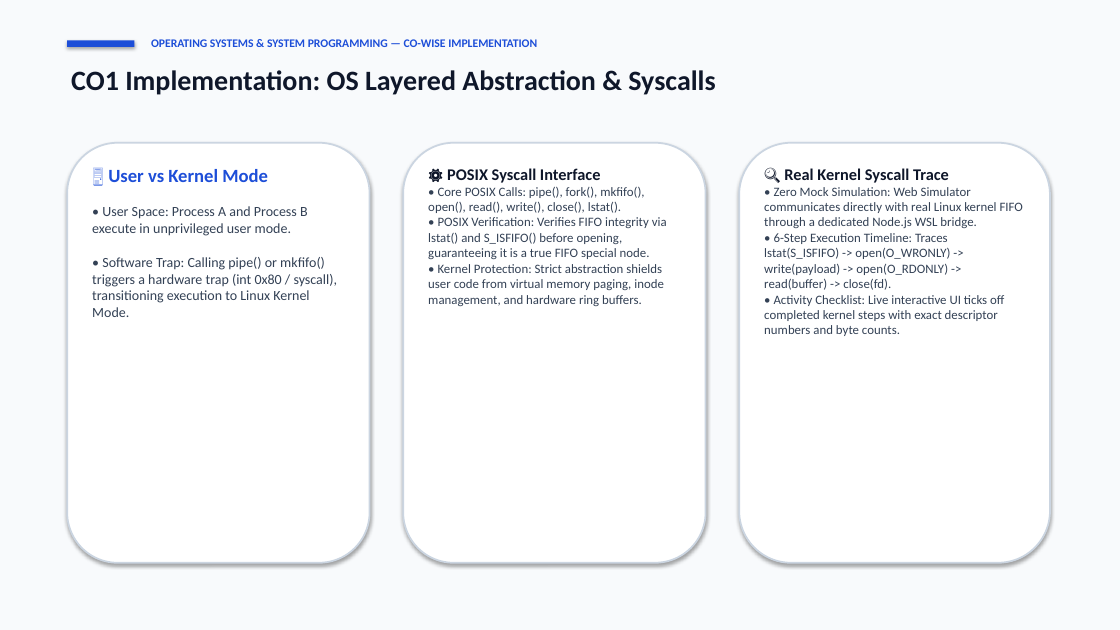
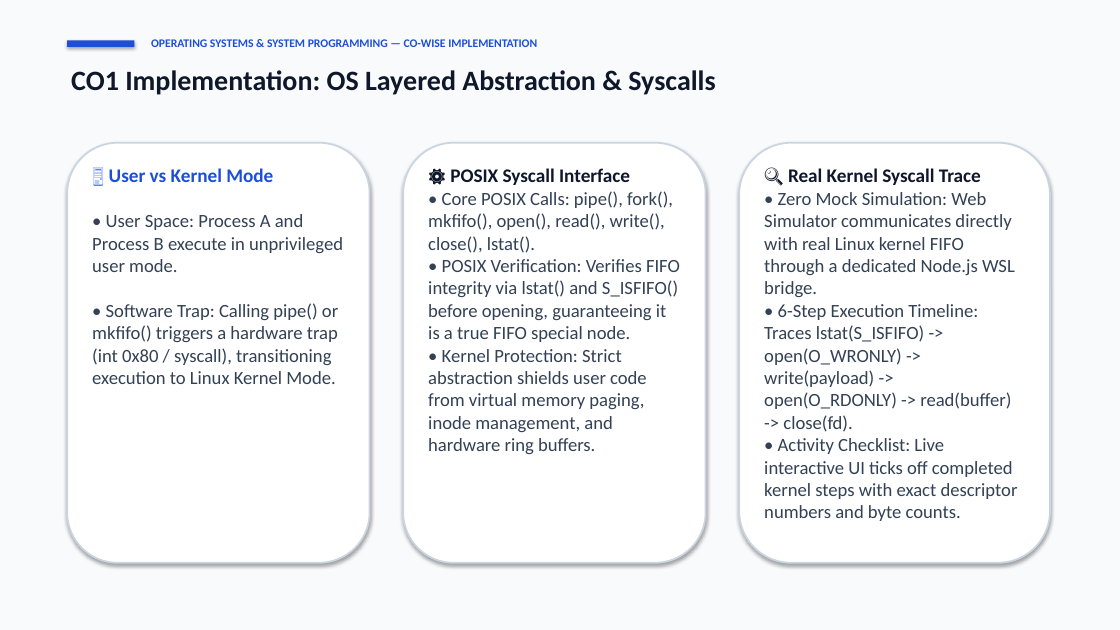
Before and after one commit to GJashwanthReddy/OCTO_OSSP, a slide deck: slide 3 of OCTO_OSSP-Project/OSSP_IPC_Project_Presentation.pptx. Drawn at 1120x630 pixels with LibreOffice and Linux fonts; fonts in the diff are those of the drawing. Boxes give left, top, right and bottom in pixels: in the first picture for what was removed or moved away, otherwise in the second. Text is boxed around its words. In the diff, an @@ line names an element or a change of style, - is before the commit and + after.

Commit message:
Set font size of all matter text across all slides to 16 pt

```diff
--- a/OCTO_OSSP-Project/OSSP_IPC_Project_Presentation.pptx
+++ b/OCTO_OSSP-Project/OSSP_IPC_Project_Presentation.pptx
@@ text "🖥️ User vs Kernel Mode" at [92,168,343,384]: size 16 to 16.5 pt in "🖥️ User vs Kernel Mode"; size 12 to 16 pt @@
@@ text "⚙️ POSIX Syscall Interface" at [428,168,680,454]: size 14 to 16.5 pt in "⚙️ POSIX Syscall Interface"; size 11 to 16 pt @@
@@ text "🔍 Real Kernel Syscall Trace" at [764,168,1018,521]: size 14 to 16.5 pt in "🔍 Real Kernel Syscall Trace"; size 11 to 16 pt @@
```
Also in this commit, not shown: 11 other slides changed, 1 other file.
